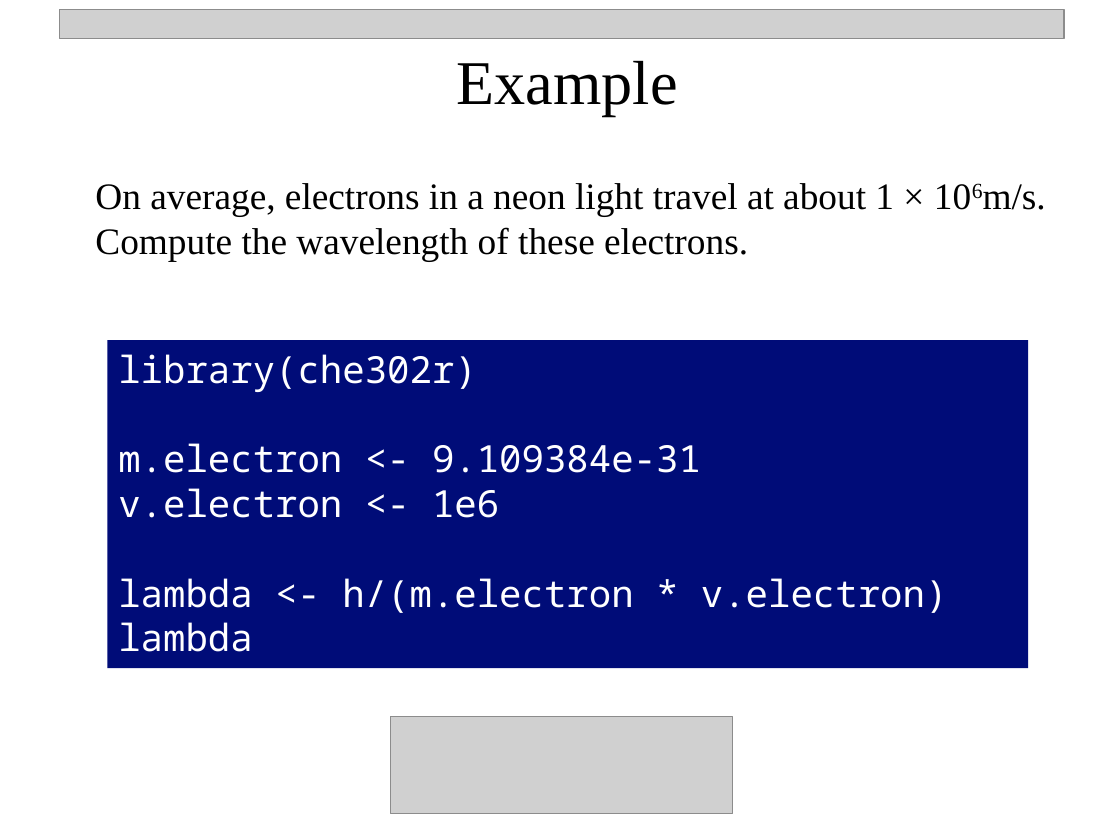
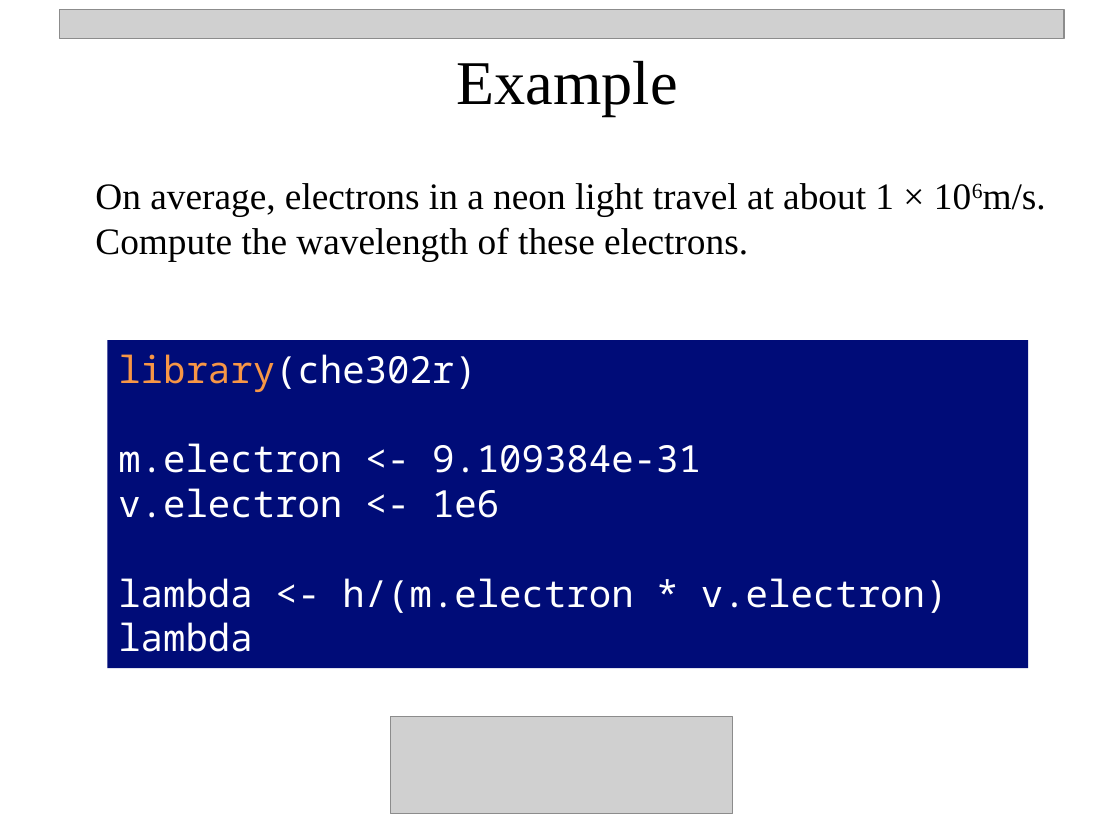
Before and after one commit to npetraco/CHE302, a slide deck: slide 8 of Notes/3_Quantum_TheoryII.pptx. Drawn at 1120x840 pixels with LibreOffice and Linux fonts; fonts in the diff are those of the drawing; grey boxes stand for pictures. Boxes give left, top, right and bottom in pixels: in the first picture for what was removed or moved away, otherwise in the second. Text is boxed around its words. In the diff, an @@ line names an element or a change of style, - is before the commit and + after.

```diff
--- a/Notes/3_Quantum_TheoryII.pptx
+++ b/Notes/3_Quantum_TheoryII.pptx
@@ text in rectangle at [118,354,476,392]: text colour #FFFFFF to #F79646 in "library(che302r)" @@
```
Also in this commit, not shown: 3 other slides changed, 2 other files.
